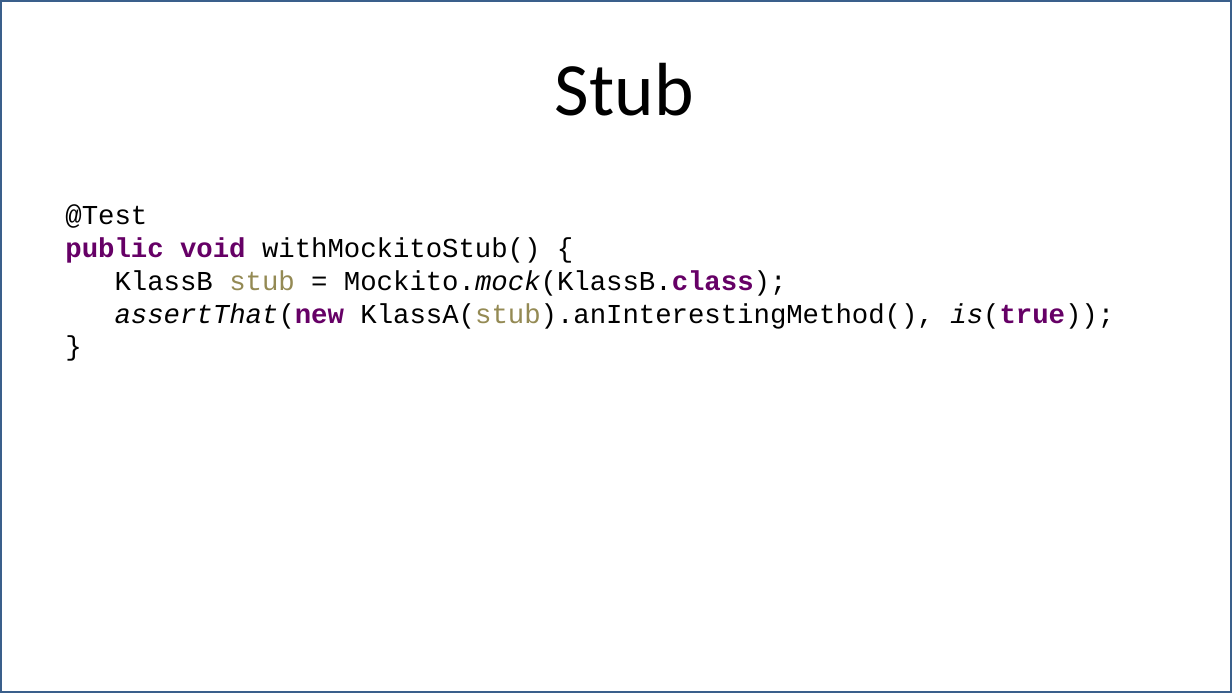
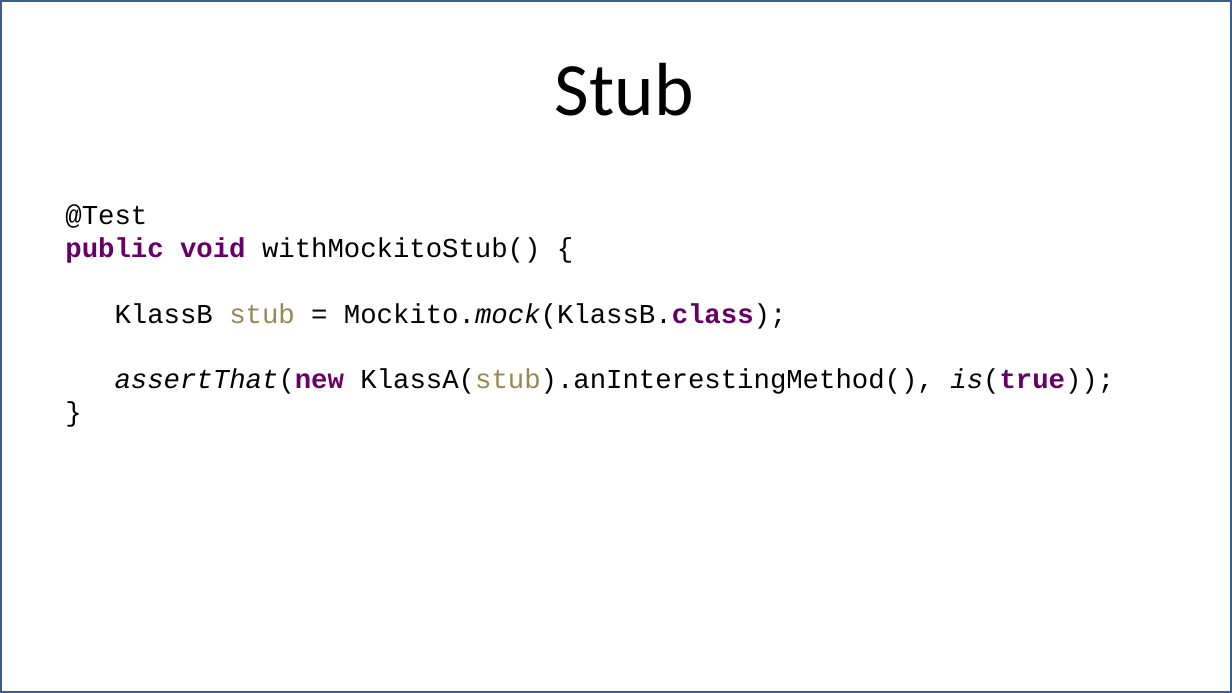
Before and after one commit to robindanzinger/chado_presentation, a slide deck: slide 15 of chadojs - who is testing the mocks - 16zu9.pptx (slide 17 before the commit). Drawn at 1232x693 pixels with LibreOffice and Linux fonts; fonts in the diff are those of the drawing. Boxes give left, top, right and bottom in pixels: in the first picture for what was removed or moved away, otherwise in the second. Text is boxed around its words. In the diff, an @@ line names an element or a change of style, - is before the commit and + after.

```diff
--- a/chadojs - who is testing the mocks - 16zu9.pptx
+++ b/chadojs - who is testing the mocks - 16zu9.pptx
@@ text "@Test" rewrapped from [65, 205, 1114, 329] to [65, 205, 1114, 394] @@
```
Also in this commit, not shown: 6 other slides changed, 3 slides added.
